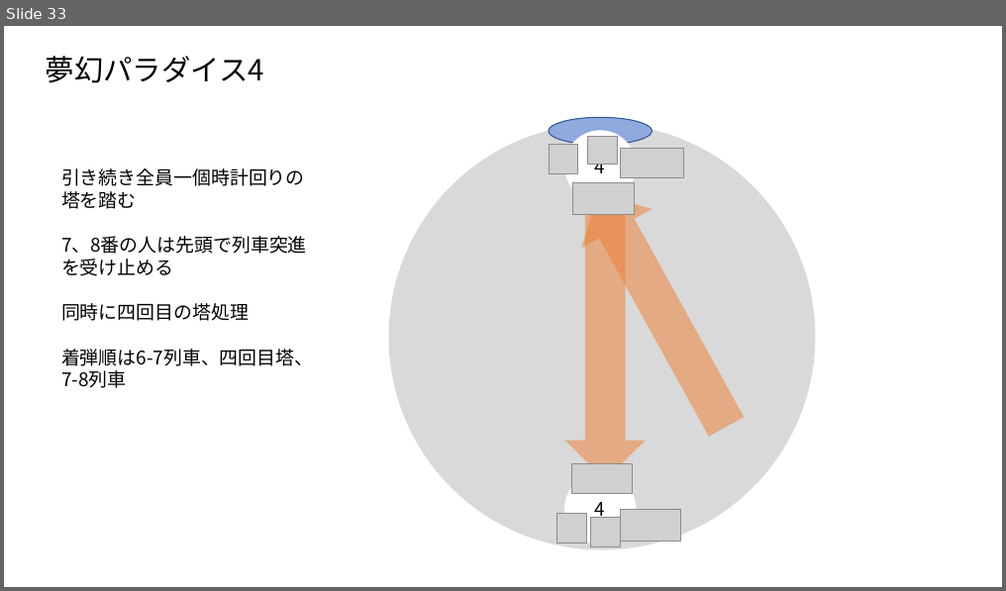
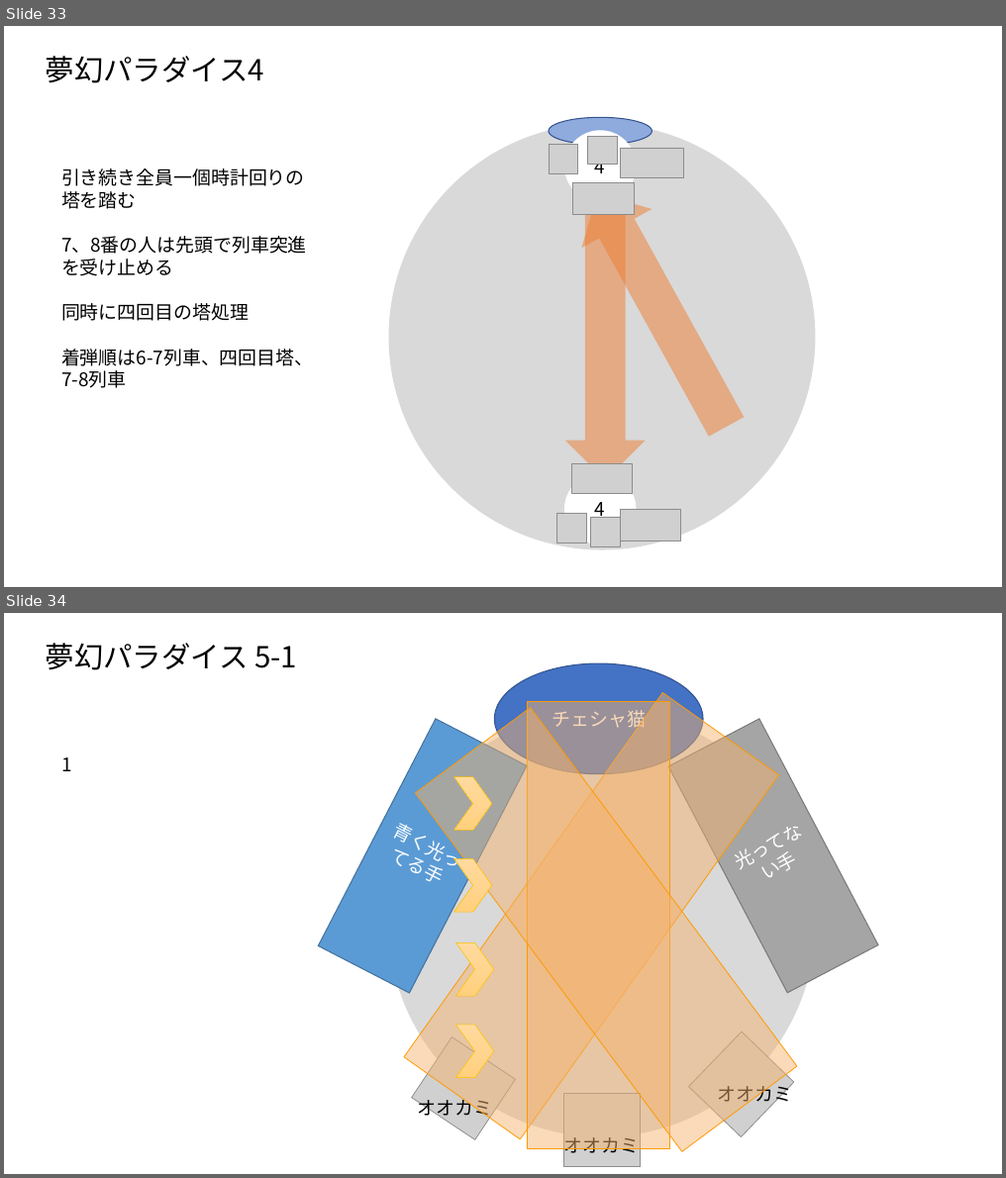
Before and after one commit to tufuchipaji/Tiera, a slide deck: 机制图示.pptx. Shown one above the other, each under a label of ours: slide 33 before the commit, slides 33 and 34 after it. The pictures are 1006x591 and 1006x1178 pixels, drawn with LibreOffice and Linux fonts; fonts in the diff are those of the drawing; grey boxes stand for pictures. Boxes give left, top, right and bottom in pixels: in the first picture for what was removed or moved away, otherwise in the second. Text is boxed around its words. In the diff, an @@ line names an element or a change of style, - is before the commit and + after.

```diff
--- a/机制图示.pptx
+++ b/机制图示.pptx
@@ slide 34 added at (4, 613, 1002, 1174), background #FFFFFF @@
@@ title added at (46, 643, 297, 670), 28 pt, text #000000 @@
+夢幻パラダイス 5-1
@@ ellipse added at (494, 663, 703, 774), fill #4472C4, outline #325491 1 pt, 18 pt, text #FFFFFF @@
+チェシャ猫
@@ rectangle added at (405, 692, 779, 1140), fill #F6B26B at 48% opacity, outline #FF9900 0.75 pt @@
@@ rectangle added at (319, 719, 527, 993), fill #5B9BD5, outline #43739E 1 pt, 18 pt, text #FFFFFF @@
+青く光ってる手
@@ ellipse added at (389, 710, 816, 1137), fill #D9D9D9 @@
@@ rectangle added at (416, 708, 798, 1153), fill #F6B26B at 48% opacity, outline #FF9900 0.75 pt @@
@@ rectangle added at (527, 702, 670, 1149), fill #F6B26B at 48% opacity, outline #FF9900 0.75 pt @@
@@ rectangle added at (668, 719, 878, 993), fill #A5A5A5, outline #7A7A7A 1 pt, 18 pt, text #FFFFFF @@
+光ってない手
@@ text added at (61, 758, 71, 771), 18 pt, text #000000 @@
+1
@@ chevron added at (453, 777, 492, 830), fill gradient #FFDB9E to #FFD590 to #FFD07C, outline #FFC000 0.5 pt @@
@@ chevron added at (453, 859, 492, 912), fill gradient #FFDB9E to #FFD590 to #FFD07C, outline #FFC000 0.5 pt @@
@@ chevron added at (456, 943, 494, 996), fill gradient #FFDB9E to #FFD590 to #FFD07C, outline #FFC000 0.5 pt @@
@@ chevron added at (456, 1025, 494, 1078), fill gradient #FFDB9E to #FFD590 to #FFD07C, outline #FFC000 0.5 pt @@
@@ picture added at (412, 1038, 516, 1140) @@
@@ picture added at (689, 1032, 794, 1137) @@
@@ text added at (718, 1081, 793, 1106), 18 pt, text #000000 @@
+オオカミ
@@ text added at (418, 1095, 493, 1120), 18 pt, text #000000 @@
+オオカミ
@@ picture added at (564, 1094, 641, 1167) @@
@@ text added at (564, 1138, 640, 1157), 18 pt, text #000000 @@
+オオカミ
```
Also in this commit, not shown: 1 other slide added, 1 other file.
